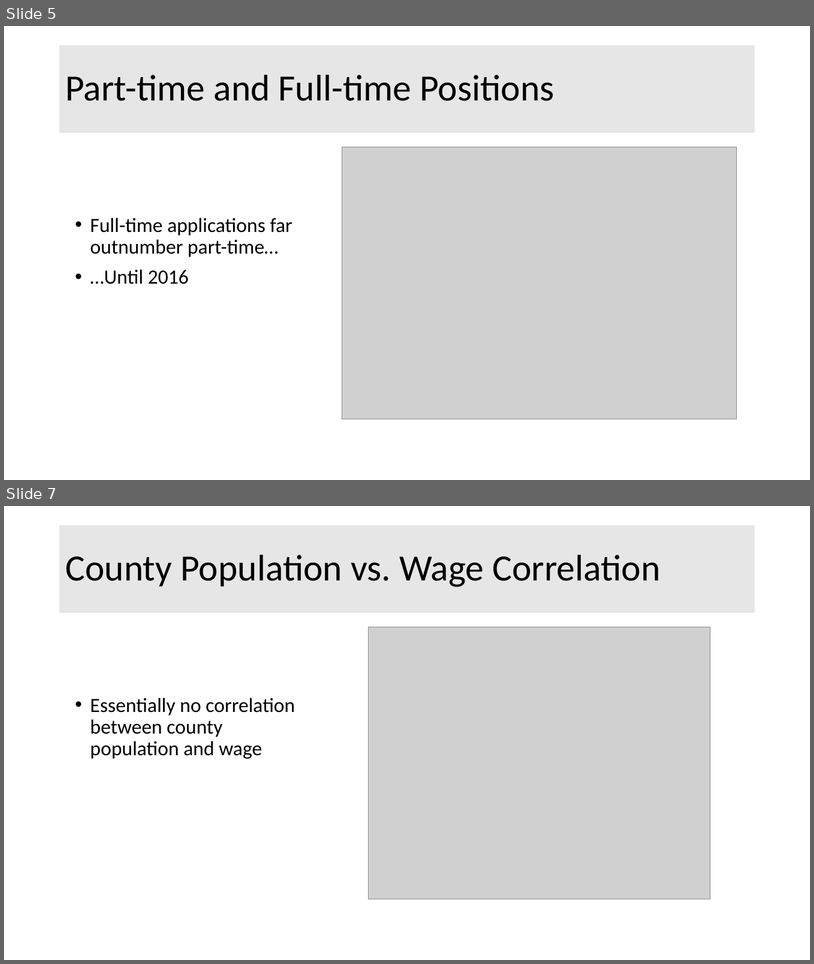
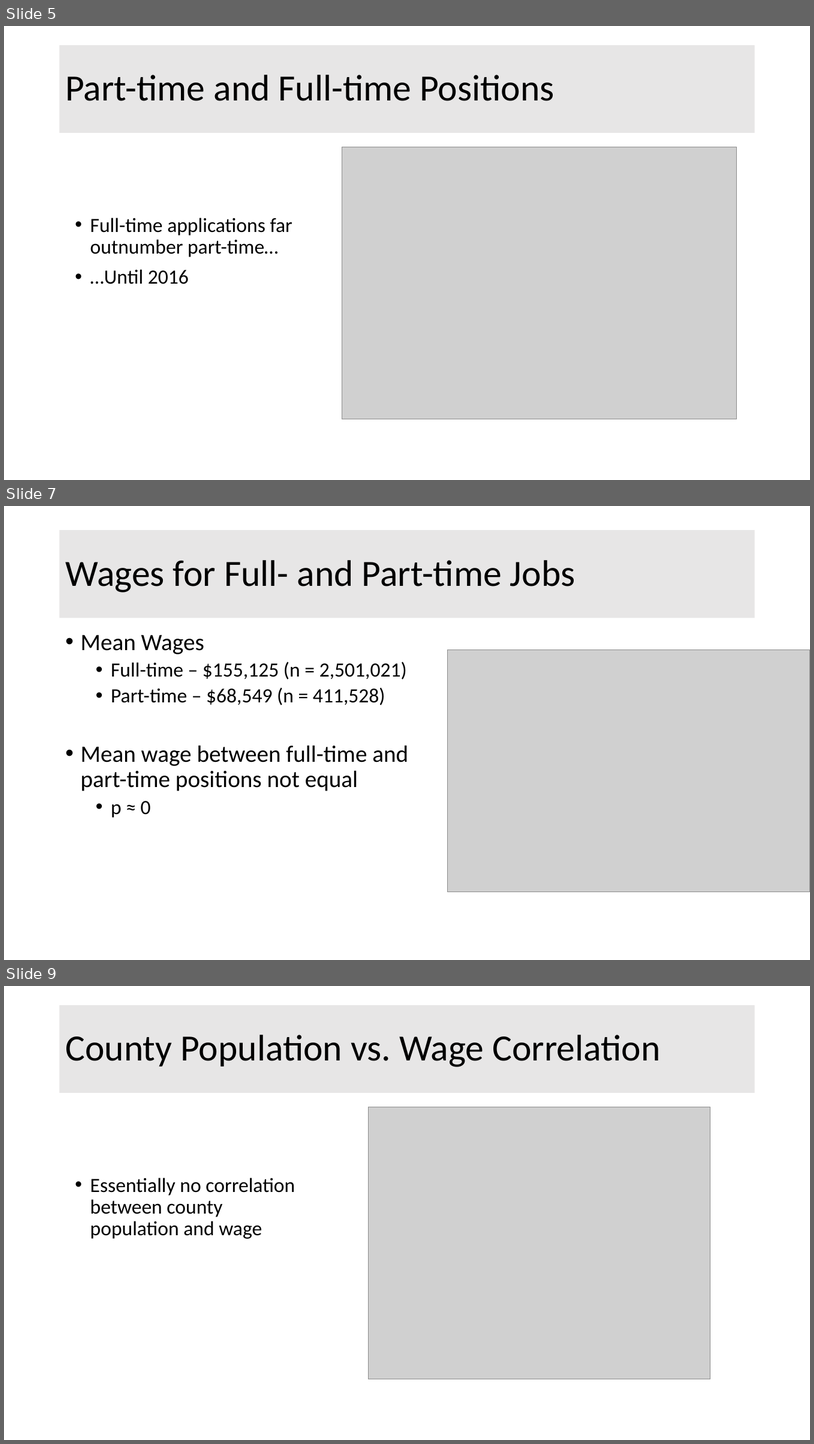
Before and after one commit to Liptoni/Springboard, a slide deck: H1B_Capstone/Summaries/Capstone_1_Presentations.pptx. Shown one above the other, each under a label of ours: slides 5 and 7 before the commit, slides 5, 7 and 9 after it; the slides between them are not shown. The pictures are 814x964 and 814x1444 pixels, drawn with LibreOffice and Linux fonts; fonts in the diff are those of the drawing; grey boxes stand for pictures. Boxes give left, top, right and bottom in pixels: in the first picture for what was removed or moved away, otherwise in the second. Text is boxed around its words. In the diff, an @@ line names an element or a change of style, - is before the commit and + after.

```diff
--- a/H1B_Capstone/Summaries/Capstone_1_Presentations.pptx
+++ b/H1B_Capstone/Summaries/Capstone_1_Presentations.pptx
@@ slide 7 added at bbox=[4, 506, 810, 960], background #FFFFFF @@
@@ title added at bbox=[60, 530, 755, 618], fill #E7E6E6, 44 pt, text #000000 @@
+Wages for Full- and Part-time Jobs
@@ text added at bbox=[81, 635, 408, 817], 28 pt, text #000000 @@
+• Mean Wages
+  • Full-time – $155,125 (n = 2,501,021)
+  • Part-time – $68,549 (n = 411,528)
+• Mean wage between full-time and part-time positions not equal
+  • p ≈ 0
@@ picture added at bbox=[447, 650, 810, 892] @@
@@ what was slide 7 is now slide 9 @@
```
Also in this commit, not shown: 2 slides changed, 4 other slides added, 1 slide removed.
